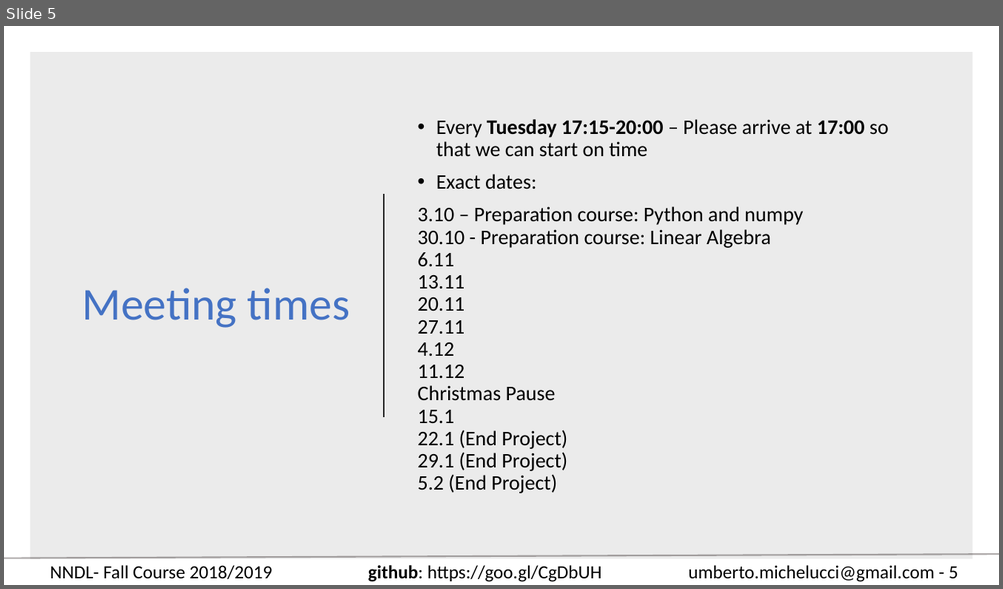
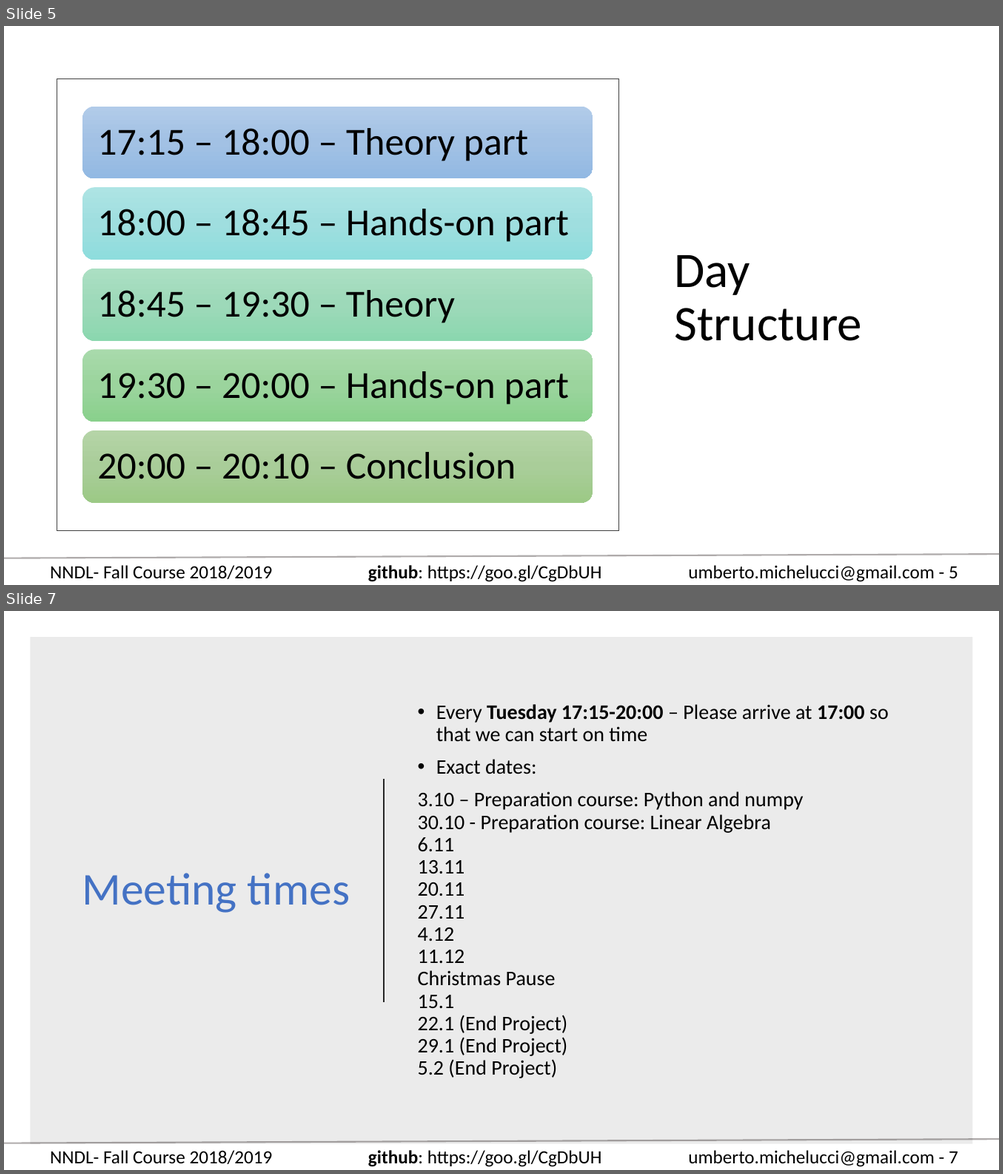
Before and after one commit to toelt-llc/COURSE-zhaw-dlcourse-spring2019, a slide deck: Week 1 - Mathematic introduction/NNDL - Fall 18 Week 1 - Administration and basics.pptx. Shown one above the other, each under a label of ours: slide 5 before the commit, slides 5 and 7 after it; the slides between them are not shown. The pictures are 1003x589 and 1003x1174 pixels, drawn with LibreOffice and Linux fonts; fonts in the diff are those of the drawing. Boxes give left, top, right and bottom in pixels: in the first picture for what was removed or moved away, otherwise in the second. Text is boxed around its words. In the diff, an @@ line names an element or a change of style, - is before the commit and + after.

```diff
--- a/Week 1 - Mathematic introduction/NNDL - Fall 18 Week 1 - Administration and basics.pptx
+++ b/Week 1 - Mathematic introduction/NNDL - Fall 18 Week 1 - Administration and basics.pptx
@@ slide 5 added at box(4, 26, 999, 585), background #FFFFFF; not listed: 4 template elements that a slide beside it also shows @@
@@ rectangle added at box(57, 79, 619, 531), fill #FFFFFF at 20% opacity, outline #404040 0.5 pt @@
@@ title added at box(674, 255, 862, 341), 48 pt, text #000000 @@
+Day Structure
@@ group added at box(82, 107, 593, 503): 5 rounded rectangles, 5 texts @@
+17:15 – 18:00 – Theory part
+18:00 – 18:45 – Hands-on part
+18:45 – 19:30 – Theory
+19:30 – 20:00 – Hands-on part
+20:00 – 20:10 – Conclusion
@@ what was slide 5 is now slide 7 @@
@@ text at box(688, 1150, 958, 1167): text changed @@
-umberto.michelucci@gmail.com - 5
+umberto.michelucci@gmail.com - 7
```
Also in this commit, not shown: 6 slides changed, 2 other slides added, 2 slides removed.
